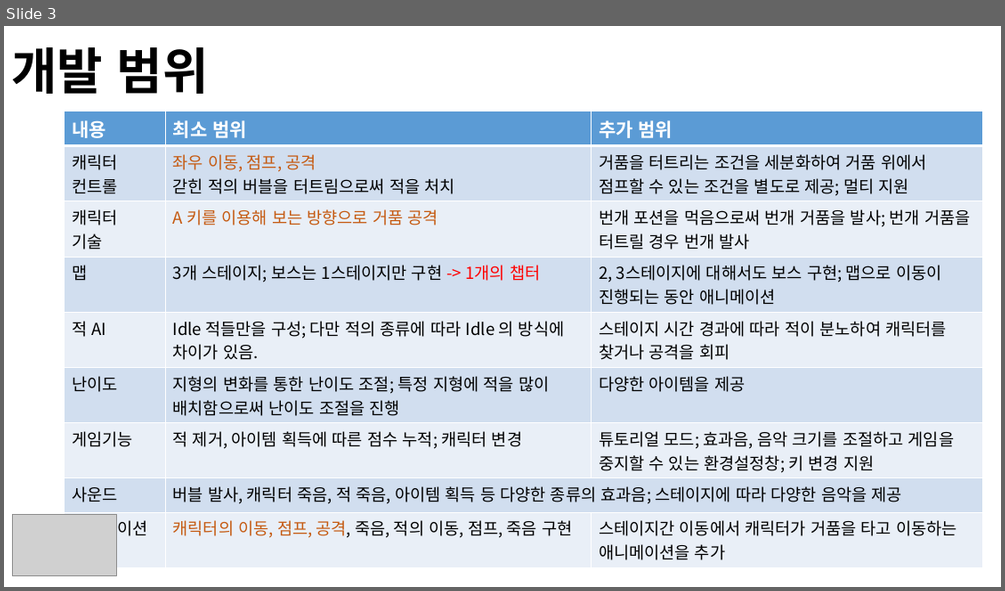
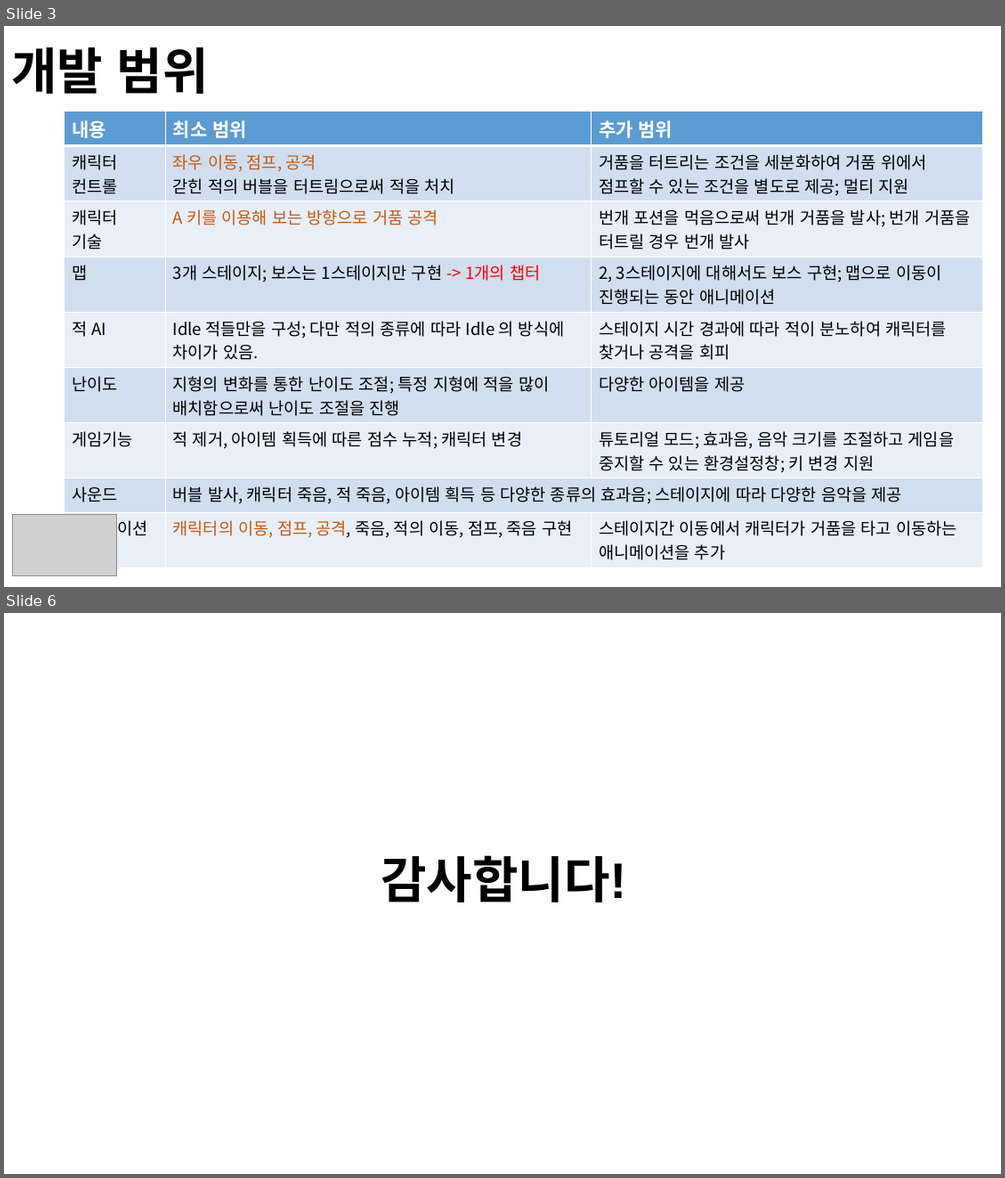
Before and after one commit to HaneulYun/2DGP, a slide deck: project/proposal/프레젠테이션2.pptx. Shown one above the other, each under a label of ours: slide 3 before the commit, slides 3 and 6 after it; the slides between them are not shown. The pictures are 1005x591 and 1005x1178 pixels, drawn with LibreOffice and Linux fonts; fonts in the diff are those of the drawing; grey boxes stand for pictures; background and template pictures are left out. Boxes give left, top, right and bottom in pixels: in the first picture for what was removed or moved away, otherwise in the second. Text is boxed around its words. In the diff, an @@ line names an element or a change of style, - is before the commit and + after.

```diff
--- a/project/proposal/프레젠테이션2.pptx
+++ b/project/proposal/프레젠테이션2.pptx
@@ slide 6 added at [4,613,1001,1174], background picture (left out) @@
@@ text added at [380,855,626,902], 48 pt, text #000000, bold @@
+감사합니다!
```
Also in this commit, not shown: 2 slides changed, 1 other slide added, 1 other file.
